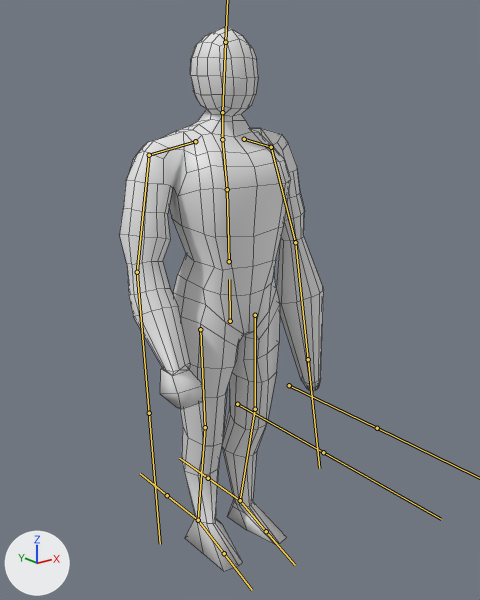
A saved change to the FBX model Hayes_Ethan_collab/Assets/Models/Player/PlayerModel.fbx.
One viewpoint serves both versions: a camera (50 mm lens) standing at (-1.6, -2.11, 1.84) and looking at (0.0, -0.1, 1.04). The axes (+X, +Y, +Z) are drawn at lower left. The lights are the same throughout. The bones that bend it are drawn over the model as lines. Mesh edges are drawn as thin lines.
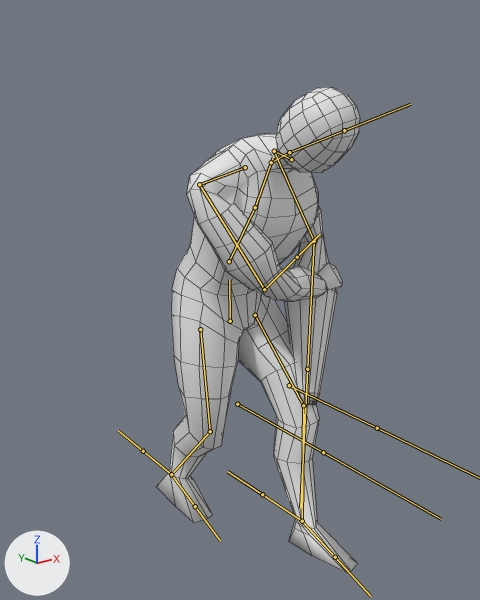
The newer file adds an action. The first version stands in its rest pose; the second is drawn at frame 8 of the action 'Armature|lightshoot'.

Changed parts and their boxes [x1, y1, x2, y2] in the pictures (480 x 600 px):
'Mesh', posed (11% shorter)
    before: [120, 27, 324, 571]
    after: [156, 87, 360, 573]
bone 'Spine', root to tip
    before: (229, 261) to (227, 189)
    after: (229, 261) to (255, 207)
bone 'Chest', root to tip
    before: (227, 189) to (222, 134)
    after: (255, 207) to (273, 157)
bone 'Neck', root to tip
    before: (222, 139) to (222, 112)
    after: (271, 162) to (289, 152)
bone 'Shoulder.L', root to tip
    before: (244, 139) to (271, 147)
    after: (291, 159) to (274, 151)
bone 'UpperArm.L', root to tip
    before: (271, 147) to (295, 242)
    after: (274, 151) to (314, 241)
bone 'LowerArm.L', root to tip
    before: (295, 242) to (308, 359)
    after: (314, 241) to (307, 369)
bone 'Shoulder.R', root to tip
    before: (195, 141) to (149, 155)
    after: (245, 167) to (199, 184)
bone 'UpperArm.R', root to tip
    before: (149, 155) to (137, 272)
    after: (199, 184) to (264, 289)
bone 'LowerArm.R', root to tip
    before: (137, 272) to (149, 413)
    after: (264, 289) to (297, 257)
bone 'Thigh.L', root to tip
    before: (255, 315) to (255, 409)
    after: (255, 315) to (303, 405)
bone 'Calf.L', root to tip
    before: (255, 409) to (240, 500)
    after: (303, 405) to (302, 521)
bone 'Foot.L', root to tip
    before: (240, 500) to (266, 531)
    after: (302, 521) to (335, 557)
bone 'Thigh.R', root to tip
    before: (200, 329) to (205, 427)
    after: (200, 329) to (210, 431)
bone 'Calf.R', root to tip
    before: (205, 427) to (198, 520)
    after: (210, 431) to (171, 474)
bone 'Foot.R', root to tip
    before: (198, 520) to (224, 553)
    after: (171, 474) to (195, 506)

The change, as a diff of the scene's bpy script:
```diff
--- a/Hayes_Ethan_collab/Assets/Models/Player/PlayerModel.fbx.py
+++ b/Hayes_Ethan_collab/Assets/Models/Player/PlayerModel.fbx.py
@@ bone_spine @@
 bone_spine = bpy.data.objects['Armature'].pose.bones['Spine']  # child of 'Hips'
-bone_spine.rotation_quaternion = (1.0, 0.0, 0.0, 0.0)  # degrees (0, 0, 0)
+bone_spine.rotation_quaternion = (0.951, 0.31, 0.0, 0.0)  # degrees (36, 0, 0)
@@ bone_chest @@
 bone_chest = bpy.data.objects['Armature'].pose.bones['Chest']  # child of 'Spine'
-bone_chest.rotation_quaternion = (1.0, 0.0, 0.0, 0.0)  # degrees (0, 0, 0)
+bone_chest.rotation_quaternion = (0.999, -0.001, 0.043, 0.007)  # degrees (0, 5, 1)
@@ bone_neck @@
 bone_neck = bpy.data.objects['Armature'].pose.bones['Neck']  # child of 'Chest'
-bone_neck.rotation_quaternion = (1.0, 0.0, 0.0, 0.0)  # degrees (0, 0, 0)
+bone_neck.rotation_quaternion = (0.967, 0.256, 0.0, 0.0)  # degrees (30, 0, 0)
@@ bone_shoulder_l @@
 bone_shoulder_l = bpy.data.objects['Armature'].pose.bones['Shoulder.L']  # child of 'Chest'
-bone_shoulder_l.rotation_quaternion = (1.0, 0.0, 0.0, 0.0)  # degrees (0, 0, 0)
+bone_shoulder_l.rotation_quaternion = (0.92, -0.343, -0.029, -0.186)  # degrees (-39, -10, -19)
@@ bone_upperarm_l @@
 bone_upperarm_l = bpy.data.objects['Armature'].pose.bones['UpperArm.L']  # child of 'Shoulder.L'
-bone_upperarm_l.rotation_quaternion = (1.0, 0.0, 0.0, 0.0)  # degrees (0, 0, 0)
+bone_upperarm_l.rotation_quaternion = (0.908, 0.413, 0.067, -0.003)  # degrees (49, 7, 3)
@@ bone_lowerarm_l @@
 bone_lowerarm_l = bpy.data.objects['Armature'].pose.bones['LowerArm.L']  # child of 'UpperArm.L'
-bone_lowerarm_l.rotation_quaternion = (1.0, 0.0, 0.0, 0.0)  # degrees (0, 0, 0)
+bone_lowerarm_l.rotation_quaternion = (0.886, 0.023, 0.319, -0.335)  # degrees (-12, 36, -45)
@@ bone_shoulder_r @@
 bone_shoulder_r = bpy.data.objects['Armature'].pose.bones['Shoulder.R']  # child of 'Chest'
-bone_shoulder_r.rotation_quaternion = (1.0, 0.0, 0.0, 0.0)  # degrees (0, 0, 0)
+bone_shoulder_r.rotation_quaternion = (0.993, 0.113, -0.026, -0.006)  # degrees (13, -3, -1)
@@ bone_upperarm_r @@
 bone_upperarm_r = bpy.data.objects['Armature'].pose.bones['UpperArm.R']  # child of 'Shoulder.R'
-bone_upperarm_r.rotation_quaternion = (1.0, 0.0, 0.0, 0.0)  # degrees (0, 0, 0)
+bone_upperarm_r.rotation_quaternion = (0.882, 0.416, 0.083, 0.205)  # degrees (50, -1, 25)
@@ bone_lowerarm_r @@
 bone_lowerarm_r = bpy.data.objects['Armature'].pose.bones['LowerArm.R']  # child of 'UpperArm.R'
-bone_lowerarm_r.rotation_quaternion = (1.0, 0.0, 0.0, 0.0)  # degrees (0, 0, 0)
+bone_lowerarm_r.rotation_quaternion = (0.707, -0.511, 0.422, 0.247)  # degrees (-77, 58, -9)
@@ bone_thigh_l @@
 bone_thigh_l = bpy.data.objects['Armature'].pose.bones['Thigh.L']  # child of 'Hips'
-bone_thigh_l.rotation_quaternion = (1.0, 0.0, 0.0, 0.0)  # degrees (0, 0, 0)
+bone_thigh_l.rotation_quaternion = (0.929, 0.37, -0.002, 0.008)  # degrees (43, -1, 1)
@@ bone_calf_l @@
 bone_calf_l = bpy.data.objects['Armature'].pose.bones['Calf.L']  # child of 'Thigh.L'
-bone_calf_l.rotation_quaternion = (1.0, 0.0, 0.0, 0.0)  # degrees (0, 0, 0)
+bone_calf_l.rotation_quaternion = (0.967, -0.253, 0.0, -0.018)  # degrees (-29, -1, -2)
@@ bone_foot_l @@
 bone_foot_l = bpy.data.objects['Armature'].pose.bones['Foot.L']  # child of 'Calf.L'
-bone_foot_l.rotation_quaternion = (1.0, 0.0, 0.0, 0.0)  # degrees (0, 0, 0)
+bone_foot_l.rotation_quaternion = (0.992, -0.122, 0.008, 0.003)  # degrees (-14, 1, 0)
@@ bone_thigh_r @@
 bone_thigh_r = bpy.data.objects['Armature'].pose.bones['Thigh.R']  # child of 'Hips'
-bone_thigh_r.rotation_quaternion = (1.0, 0.0, 0.0, 0.0)  # degrees (0, 0, 0)
+bone_thigh_r.rotation_quaternion = (0.999, 0.053, -0.003, -0.01)  # degrees (6, 0, -1)
@@ bone_calf_r @@
 bone_calf_r = bpy.data.objects['Armature'].pose.bones['Calf.R']  # child of 'Thigh.R'
-bone_calf_r.rotation_quaternion = (1.0, 0.0, 0.0, 0.0)  # degrees (0, 0, 0)
+bone_calf_r.rotation_quaternion = (0.944, -0.328, 0.0, 0.023)  # degrees (-38, 1, 2)
@@ bone_foot_r @@
 bone_foot_r = bpy.data.objects['Armature'].pose.bones['Foot.R']  # child of 'Calf.R'
-bone_foot_r.rotation_quaternion = (1.0, 0.0, 0.0, 0.0)  # degrees (0, 0, 0)
+bone_foot_r.rotation_quaternion = (0.967, 0.254, -0.01, -0.009)  # degrees (29, -1, -1)
```
